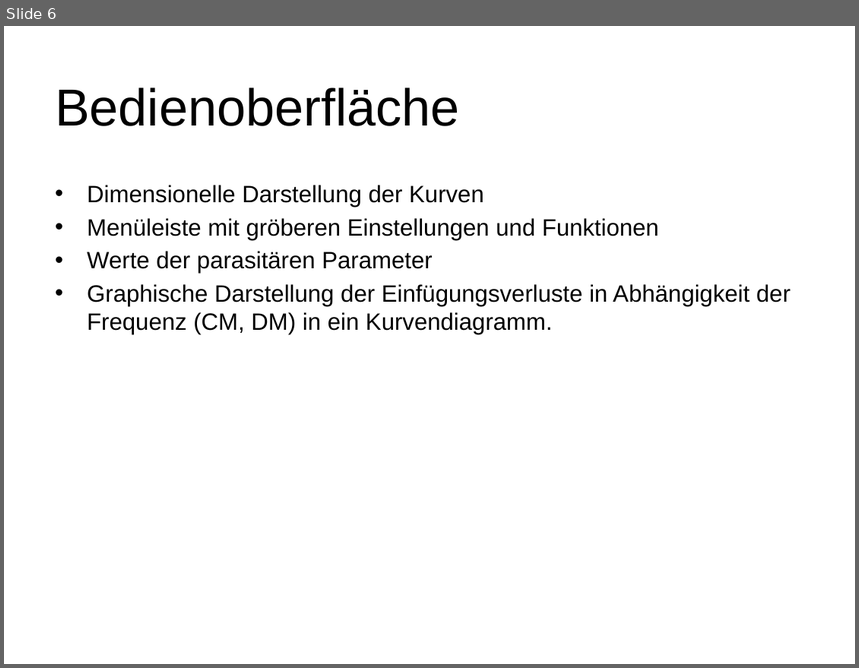
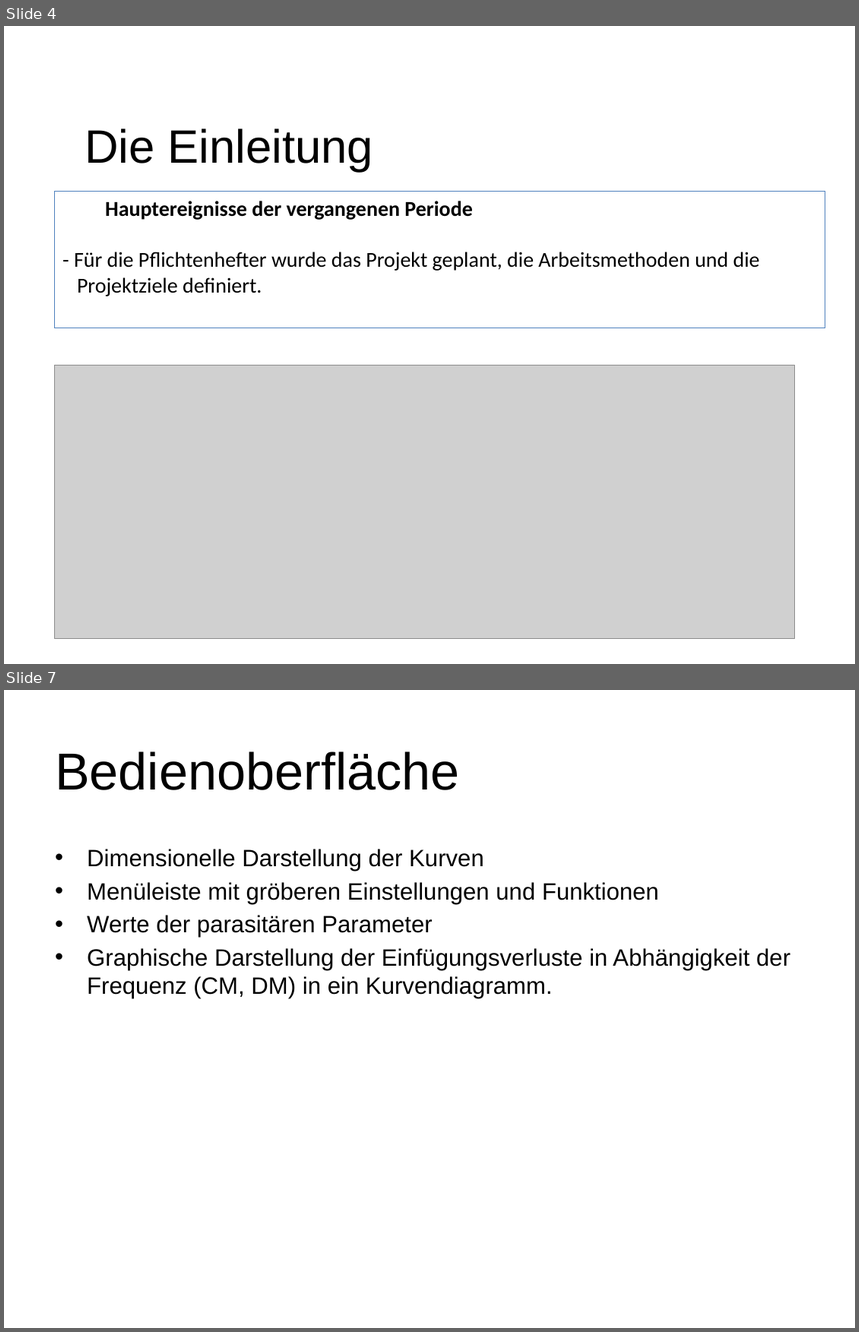
Before and after one commit to marinataborda/P2Organisation, a slide deck: ZwischenPresäntation.pptx. Shown one above the other, each under a label of ours: slide 6 before the commit, slides 4 and 7 after it; the slides between them are not shown. The pictures are 859x668 and 859x1332 pixels, drawn with LibreOffice and Linux fonts; fonts in the diff are those of the drawing; grey boxes stand for pictures; background and template pictures are left out. Boxes give left, top, right and bottom in pixels: in the first picture for what was removed or moved away, otherwise in the second. Text is boxed around its words. In the diff, an @@ line names an element or a change of style, - is before the commit and + after.

```diff
--- a/ZwischenPresäntation.pptx
+++ b/ZwischenPresäntation.pptx
@@ slide 4 added at bbox=[4, 26, 855, 664], background #FFFFFF @@
@@ title added at bbox=[85, 129, 373, 171], 39.6 pt, text #000000 @@
+Die Einleitung
@@ rectangle added at bbox=[54, 191, 826, 329], outline #4F81BD 0.75 pt, 18 pt, text #000000 @@
+  Hauptereignisse der vergangenen Periode
+- Für die Pflichtenhefter wurde das Projekt geplant, die Arbeitsmethoden und die
+Projektziele definiert.
@@ picture added at bbox=[54, 366, 794, 639] @@
@@ what was slide 6 is now slide 7 @@
```
Also in this commit, not shown: 4 slides changed, 1 other slide added, 1 slide removed.
